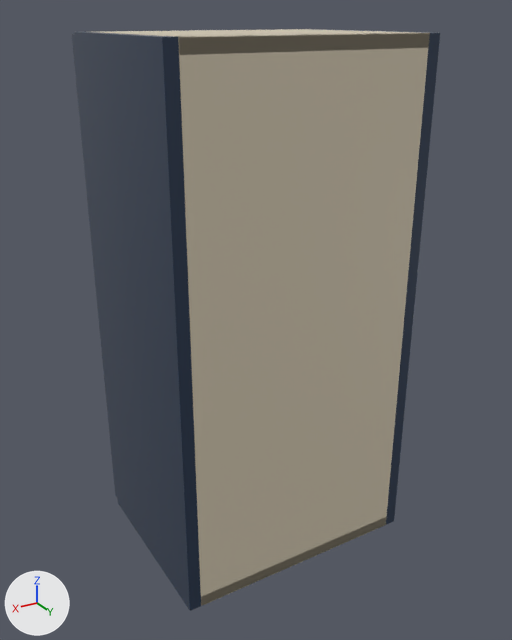
A saved change to the glTF model storefront/public/cabinet-inventory/models/oppein-ply-bss-w1530.glb.
The view is the same before and after, from a 50 mm camera at (0.696, 0.708, 0.782) aimed at (0.187, -0.139, 0.358). Lighting does not change. The marker at lower left points along +X, +Y and +Z. The older version comes first. Where no turn or scale is listed for an object, it has been applied to the vertices.

Names of what the first picture shows: 'Cabinet back', 'Cabinet bottom', 'Cabinet side', 'Cabinet side.001', 'Cabinet top', 'Door'.
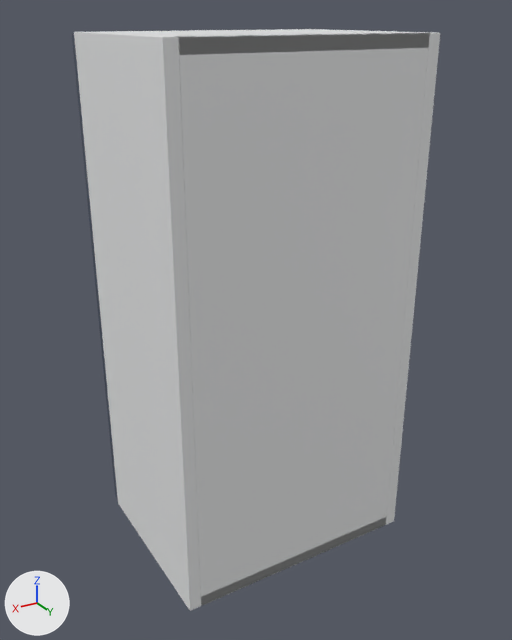
Where the change shows, as pixel boxes (x1, y1, x2, y2) in the pictures (512 x 640 px):
'Cabinet back', recoloured (beige to white): (174, 33, 430, 605) in both
'Cabinet side.001', recoloured (dark blue to white): (74, 32, 201, 611) in both
'Cabinet side', recoloured: (311, 29, 440, 525) in both
'Cabinet top', recoloured: (100, 29, 430, 55) in both
'Cabinet bottom', recoloured: (201, 517, 386, 606) in both

What changed in the scene script:
```text
Add mat_white_cabinet_carcass:
    mat_white_cabinet_carcass = principled_material('White cabinet carcass')
    mat_white_cabinet_carcass.base_color = (0.82, 0.83, 0.835)  # white #eaebec
    mat_white_cabinet_carcass.roughness = 0.48
Change me_cube_002:
    where me_cube_002.from_pydata(...)  # 56 vertices, 108 faces; spans x -0.172..0.172, y -0.006..0.006, z -0.381..0.381
    remove me_cube_002.materials.append(mat_cabinet_interior___visual_interpretation)  # beige #daceb6
    add me_cube_002.materials.append(mat_white_cabinet_carcass)  # white #eaebec
Change me_cube_003:
    where me_cube_003.from_pydata(...)  # 56 vertices, 108 faces; spans x -0.172..0.172, y -0.142..0.142, z -0.009..0.009
    remove me_cube_003.materials.append(mat_cabinet_interior___visual_interpretation)  # beige #daceb6
    add me_cube_003.materials.append(mat_white_cabinet_carcass)  # white #eaebec
Change me_cube:
    where me_cube.from_pydata(...)  # 56 vertices, 108 faces; spans x -0.009..0.009, y -0.142..0.142, z -0.381..0.381
    remove me_cube.materials.append(mat_supplier_finish___blue_single_shaker)  # dark blue #24364f
    add me_cube.materials.append(mat_white_cabinet_carcass)  # white #eaebec
Change me_cube_001:
    where me_cube_001.from_pydata(...)  # 56 vertices, 108 faces; spans x -0.009..0.009, y -0.142..0.142, z -0.381..0.381
    remove me_cube_001.materials.append(mat_supplier_finish___blue_single_shaker)  # dark blue #24364f
    add me_cube_001.materials.append(mat_white_cabinet_carcass)  # white #eaebec
Change me_cube_004:
    where me_cube_004.from_pydata(...)  # 56 vertices, 108 faces; spans x -0.172..0.172, y -0.142..0.142, z -0.009..0.009
    remove me_cube_004.materials.append(mat_cabinet_interior___visual_interpretation)  # beige #daceb6
    add me_cube_004.materials.append(mat_white_cabinet_carcass)  # white #eaebec
```
